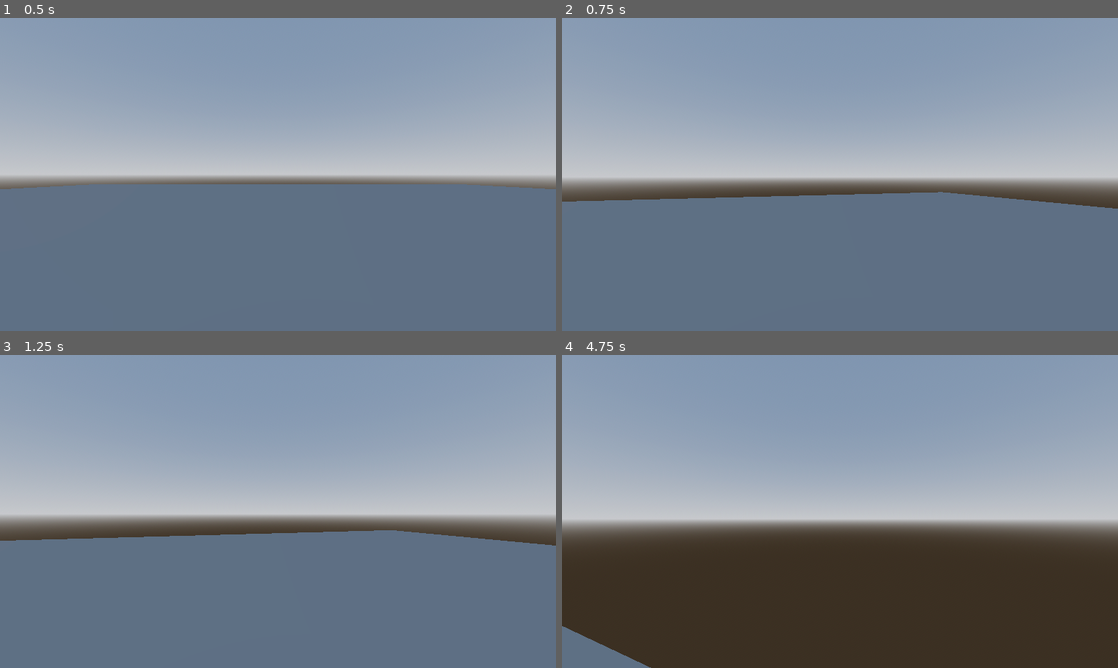
Above: before the commit, frames 1-4 (two rows, left to right).
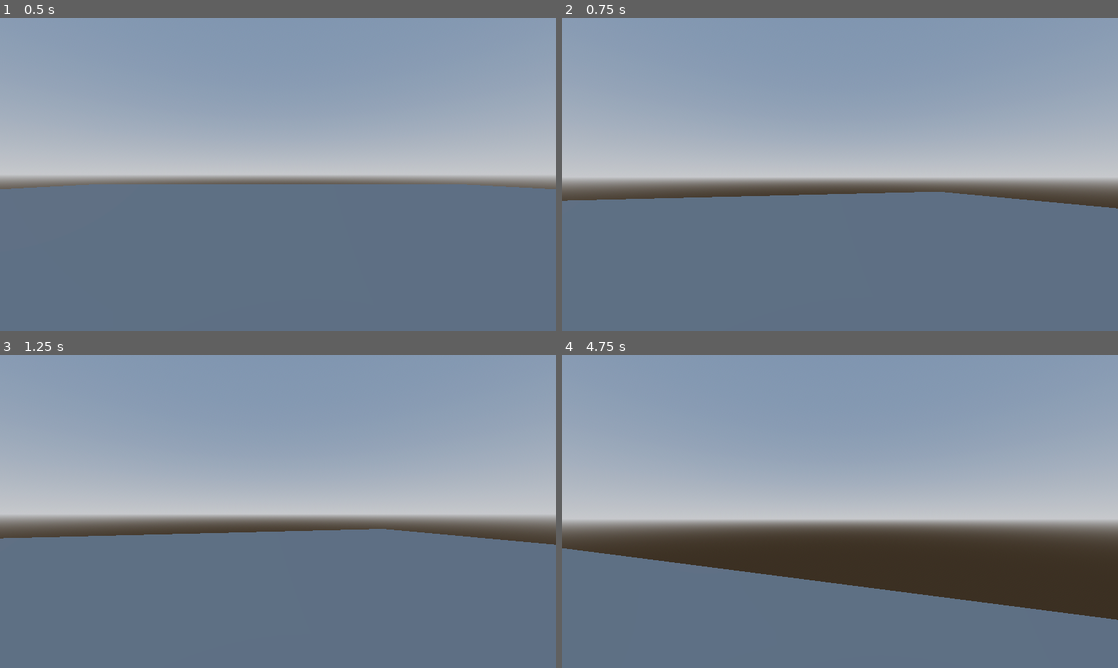
Above: after the commit, the same moments.

Repository: Cody-Mills/Biopunk
Game: Godot game, scene res://scenes/levels/test_level.tscn
Two runs of this game, one before a commit and one after it. Both use one fixed random seed, a clock stepped at 60 frames per second and the inputs below.
Inputs (mouse positions are in pixels of both pictures, inside the frame that each line leads up to):
- Up to frame 1 (0.5 s): no input
- Up to frame 2 (0.75 s): tap Enter (ui_accept) at 0.5 s; move the mouse to (867, 174) at 0.52 s; hold Up (ui_up) from 0.53 s (still down); tap Shift (ui_sprint, bound only after the commit) at 0.6 s
- Up to frame 3 (1.25 s): keep holding Up (ui_up); tap Enter (ui_accept) at 0.77, 0.8, 1.07 s
- Up to frame 4 (4.75 s): keep holding Up (ui_up); move the mouse to (812, 511) at 1.27 s; tap Enter (ui_accept) at 1.35, 1.52, 1.82, 2.3, 2.75, 3.02, 3.32, 3.6, 3.77, 4.07, 4.52 s; tap Shift (ui_sprint, bound only after the commit) at 1.55, 2.1, 2.85, 4.35 s; move the mouse to (851, 505) at 2.02 s; move the mouse to (834, 517) at 2.77 s; move the mouse to (878, 514) at 3.52 s; move the mouse to (795, 508) at 4.27 s

Frame 1 is identical in both runs. In frame 2, 0.2% of the frame differs, in the area x 0-100%, y 55-61%; in frame 3, 0.5%; in frame 4, 26%, in the area x 0-100%, y 61-100%.

Commit message:
Added Jump Scailablity

Diff:
--- a/project.godot
+++ b/project.godot
@@ -58,3 +58,8 @@
 "events": [Object(InputEventKey,"resource_local_to_scene":false,"resource_name":"","device":-1,"window_id":0,"alt_press …(195 unchanged characters)…
 ]
 }
+ui_sprint={
+"deadzone": 0.5,
+"events": [Object(InputEventKey,"resource_local_to_scene":false,"resource_name":"","device":-1,"window_id":0,"alt_pressed":false,"shift_pressed":false,"ctrl_pressed":false,"meta_pressed":false,"pressed":false,"keycode":0,"physical_keycode":4194325,"key_label":0,"unicode":0,"location":0,"echo":false,"script":null)
+]
+}
--- a/scenes/player/player.gd
+++ b/scenes/player/player.gd
@@ -1,8 +1,12 @@
 extends CharacterBody3D
 
-
-const SPEED = 5.0
+var speed
+const SPRINT_SPEED = WALK_SPEED * 1.4
+const WALK_SPEED = 5.0
 const JUMP_VELOCITY = 4.5
+var jump_count = 1
+var max_jumps = 1#scaleable
+var jump_available : bool = true
 const SENSITIVITY = 0.004
 
 @onready var head: Node3D = %Head
@@ -13,6 +17,10 @@
 const BOB_FREQ = 2.0
 const BOB_AMP = 0.08
 var t_bob = 0.0
+
+#Coyote Time
+@onready var coyote_time: Timer = %CoyoteTime
+
 
 func _ready() -> void:
 	Input.set_mouse_mode(Input.MOUSE_MODE_CAPTURED)
@@ -27,27 +35,42 @@
 
 func _physics_process(delta: float) -> void:
 	# Add the gravity.
-	if not is_on_floor():
+	if !is_on_floor():
 		velocity += get_gravity() * delta
-
+		!jump_available
+	else:
+		jump_available
+		jump_count = max_jumps
 	# Handle jump.
 	if Input.is_action_just_pressed("ui_accept") and is_on_floor():
-		velocity.y = JUMP_VELOCITY
+		_jump()
+
+	#Sprinting
+	if Input.is_action_just_pressed("ui_sprint") && is_on_floor():
+		speed = SPRINT_SPEED
+	else:
+		speed = WALK_SPEED
 
 	# Get the input direction and handle the movement/deceleration.
 	# As good practice, you should replace UI actions with custom gameplay actions.
 	var input_dir := Input.get_vector("ui_left", "ui_right", "ui_up", "ui_down")
 	var direction := (head.transform.basis * Vector3(input_dir.x, 0, input_dir.y)).normalized()
-	if direction:
-		velocity.x = direction.x * SPEED
-		velocity.z = direction.z * SPEED
-	else:
-		velocity.x = 0.0
-		velocity.z = 0.0
+	if is_on_floor():
+		if direction:
+			velocity.x = direction.x * speed
+			velocity.z = direction.z * speed
+		else:
+			#stopping mid air
+			velocity.x = lerp(velocity.x, direction.x * speed, delta * 7.0)
+			velocity.z = lerp(velocity.z, direction.z * speed, delta * 7.0)
+	else:#need to add bhopping
+		velocity.x = lerp(velocity.x, direction.x * speed, delta * 2.0)
+		velocity.z = lerp(velocity.z, direction.z * speed, delta * 2.0)
 
 	#Head Bobbing
 	t_bob += delta * velocity.length() * float(is_on_floor())
 	camera_3d.transform.origin = _headbob(t_bob)
+
 	move_and_slide()
 
 func _headbob(time) -> Vector3:
@@ -55,3 +78,10 @@
 	pos.y = sin(time * BOB_FREQ) * BOB_AMP
 	pos.x = sin(time * BOB_FREQ / 2) * BOB_AMP
 	return pos
+
+func _jump():
+	if jump_count != 0:
+		velocity.y = JUMP_VELOCITY
+		jump_count -= 1
+	else:
+		jump_available = false
--- a/scenes/player/player.tscn
+++ b/scenes/player/player.tscn
@@ -21,3 +21,7 @@
 [node name="Camera3D" type="Camera3D" parent="Head"]
 unique_name_in_owner = true
 transform = Transform3D(1, 0, 0, 0, 1, 0, 0, 0, 1, 0, 0.580689, -0.490046)
+
+[node name="CoyoteTime" type="Timer" parent="."]
+unique_name_in_owner = true
+wait_time = 0.2
